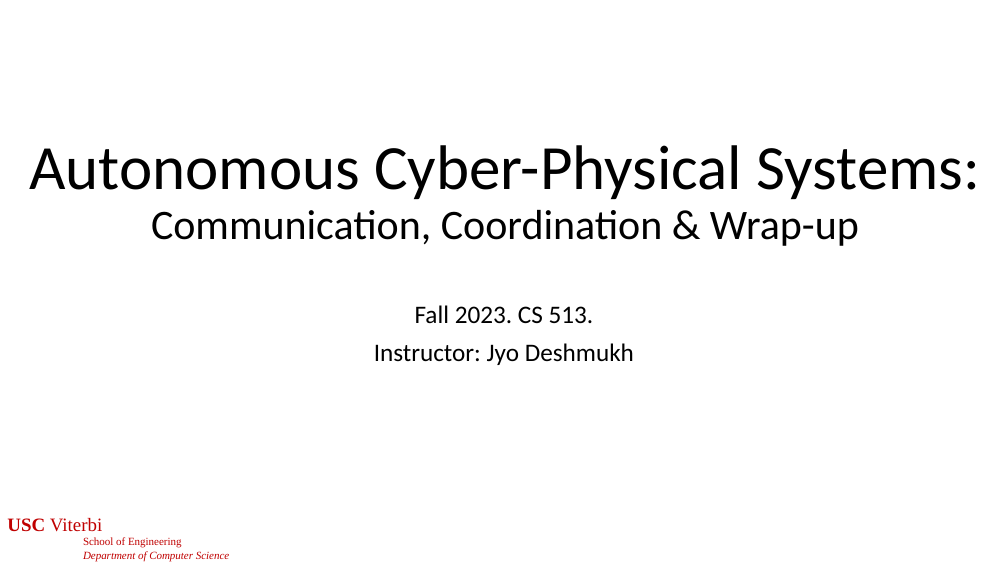
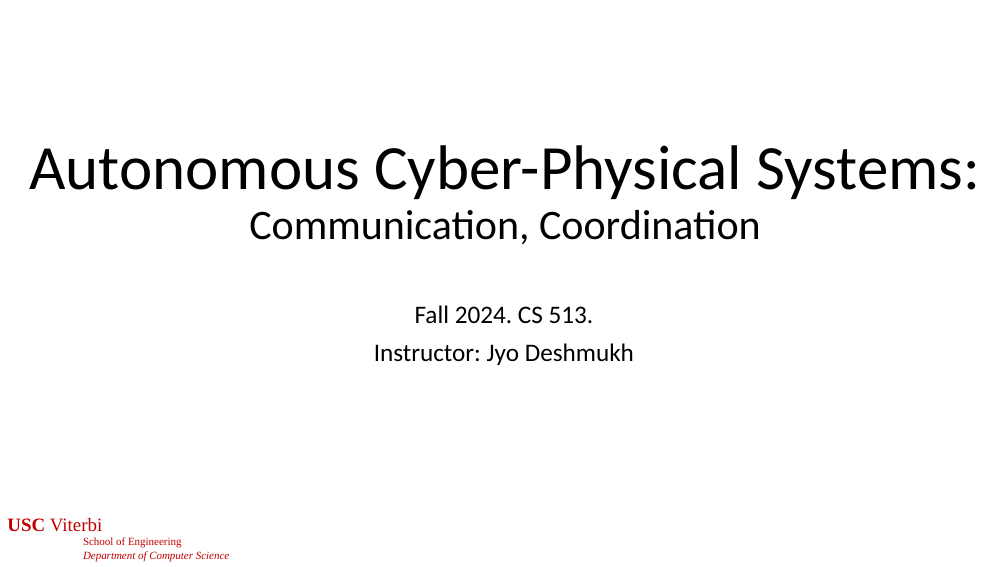
Before and after one commit to jdeshmukh/jdeshmukh.github.io, a slide deck: slide 1 of teaching/cs513-autocps-fall-2024/slides/MultiAgent.pptx. Drawn at 1008x567 pixels with LibreOffice and Linux fonts; fonts in the diff are those of the drawing. Boxes give left, top, right and bottom in pixels: in the first picture for what was removed or moved away, otherwise in the second. Text is boxed around its words. In the diff, an @@ line names an element or a change of style, - is before the commit and + after.

```diff
--- a/teaching/cs513-autocps-fall-2024/slides/MultiAgent.pptx
+++ b/teaching/cs513-autocps-fall-2024/slides/MultiAgent.pptx
@@ title at (29, 145, 981, 244): text changed; size 40 to 60 pt @@
-Autonomous Cyber-Physical Systems:
-Communication, Coordination & Wrap-up
+Autonomous Cyber-Physical Systems:
+Communication, Coordination
@@ subtitle at (415, 305, 594, 323): text changed @@
-Fall 2023. CS 513.
+Fall 2024. CS 513.
```
Also in this commit, not shown: 2 other files.
